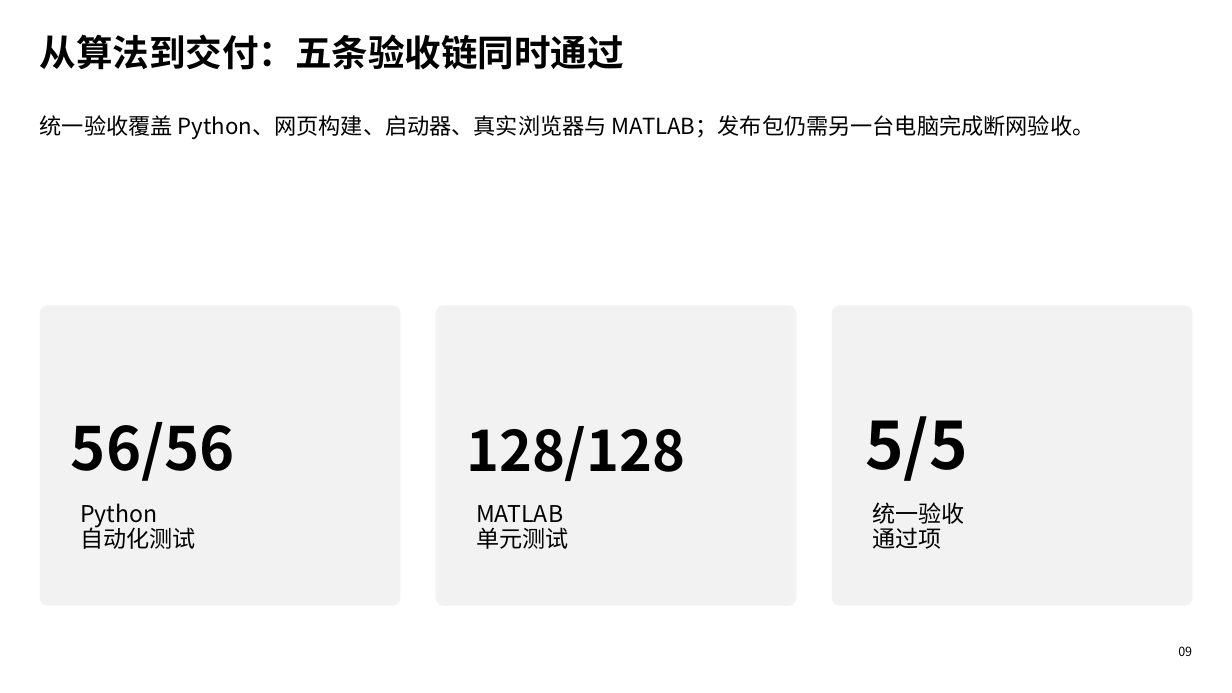
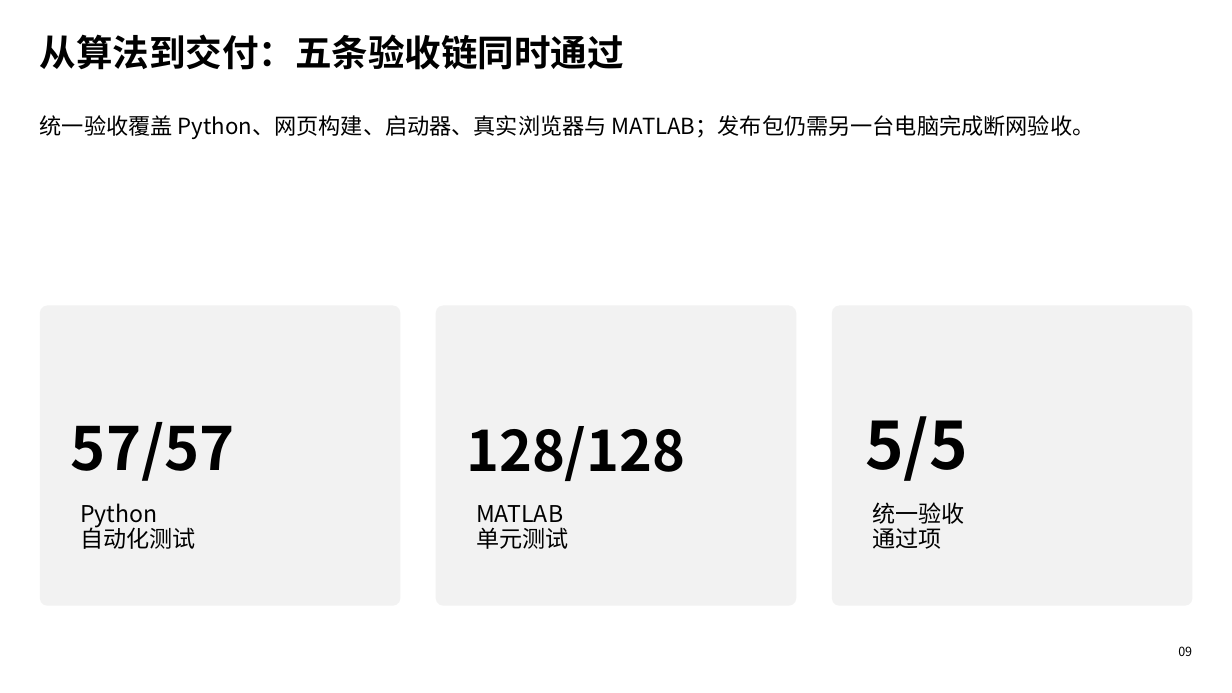
Before and after one commit to bailandanwang945/grid-forming-converter-stability, a slide deck: slide 9 of docs/deliverables/gfm-stability-defense-deck.pptx. Drawn at 1232x693 pixels with LibreOffice and Linux fonts; fonts in the diff are those of the drawing. Boxes give left, top, right and bottom in pixels: in the first picture for what was removed or moved away, otherwise in the second. Text is boxed around its words. In the diff, an @@ line names an element or a change of style, - is before the commit and + after.

```diff
--- a/docs/deliverables/gfm-stability-defense-deck.pptx
+++ b/docs/deliverables/gfm-stability-defense-deck.pptx
@@ text at [71,422,235,481]: text changed @@
-56/56
+57/57
```
Also in this commit, not shown: 23 other files.
